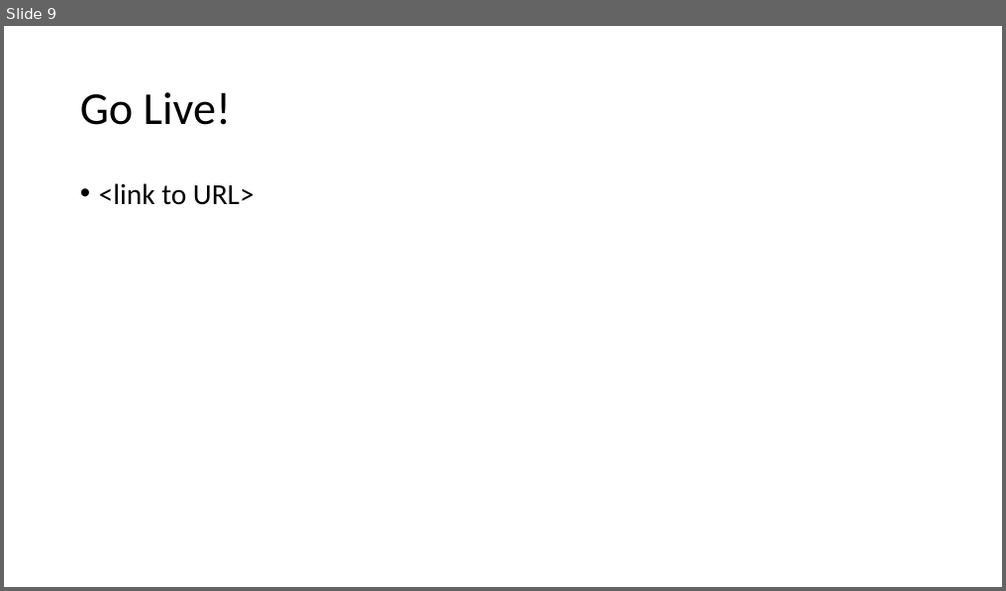
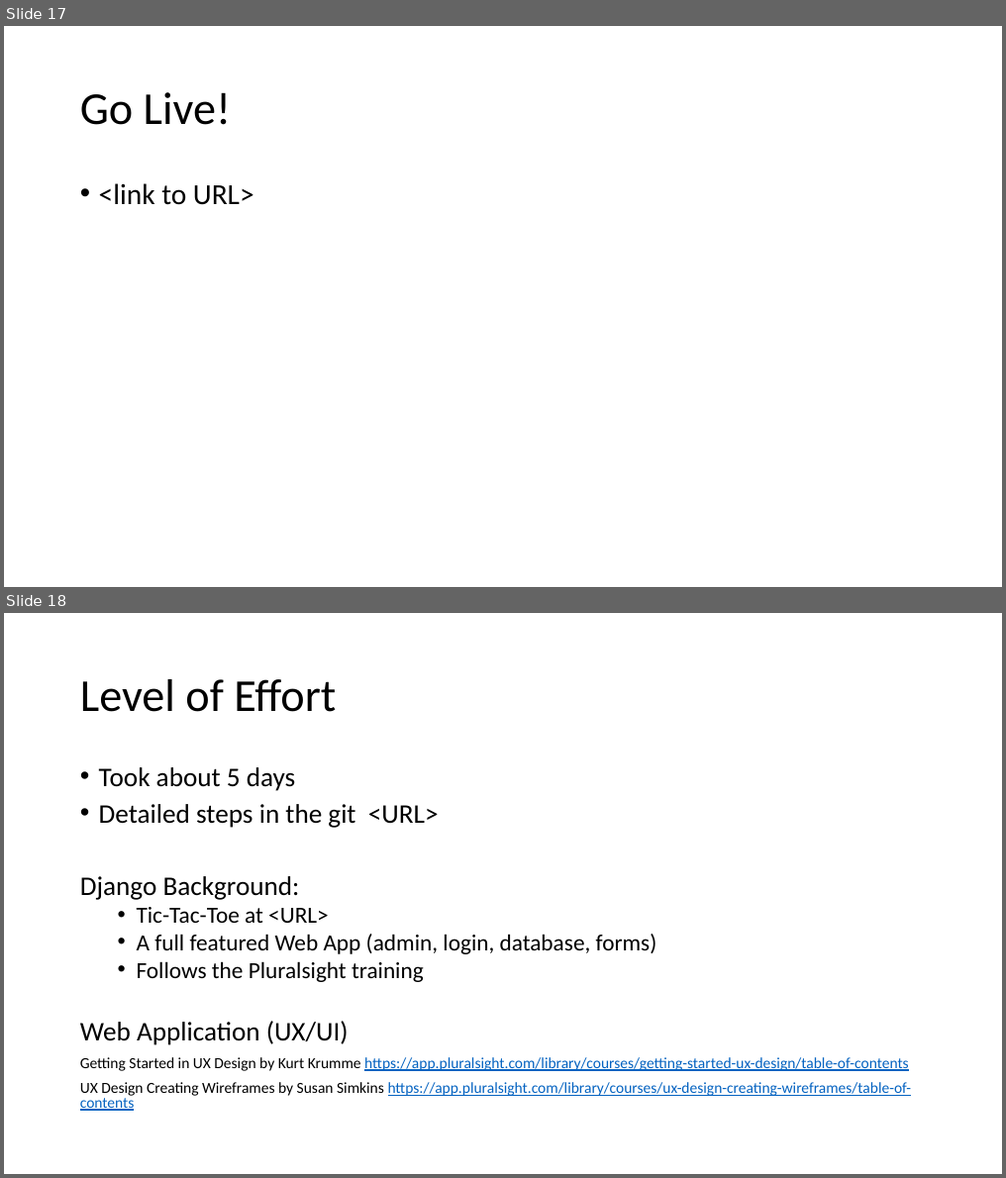
Before and after one commit to cwinsor/django_103_plasticc_and_ux, a slide deck: presentation.pptx. Shown one above the other, each under a label of ours: slide 9 before the commit, slides 17 and 18 after it. The pictures are 1006x591 and 1006x1178 pixels, drawn with LibreOffice and Linux fonts; fonts in the diff are those of the drawing. Boxes give left, top, right and bottom in pixels: in the first picture for what was removed or moved away, otherwise in the second. Text is boxed around its words. In the diff, an @@ line names an element or a change of style, - is before the commit and + after.

Commit message:
just getting going... powerpoint and schema.  Initial files for Models, Views, and page.html

```diff
--- a/presentation.pptx
+++ b/presentation.pptx
@@ slide 18 added at <box>4,613,1002,1174</box>, background #FFFFFF @@
@@ title added at <box>80,679,336,712</box>, 44 pt, text #000000 @@
+Level of Effort
@@ text added at <box>80,767,912,1111</box>, 14.8 pt, text #000000 @@
+• Took about 5 days
+• Detailed steps in the git <URL>
+Django Background:
+  • Tic-Tac-Toe at <URL>
+  • A full featured Web App (admin, login, database, forms)
+  • Follows the Pluralsight training
+Web Application (UX/UI)
+Getting Started in UX Design by Kurt Krumme https://app.pluralsight.com/library/courses/getting-started-ux-design/table-of-contents
+UX Design Creating Wireframes by Susan Simkins https://app.pluralsight.com/library/courses/ux-design-creating-wireframes/table-of-contents
@@ what was slide 9 is now slide 17 @@
```
Also in this commit, not shown: 3 slides changed, 8 other slides added, 2 slides removed, 5 other files.
